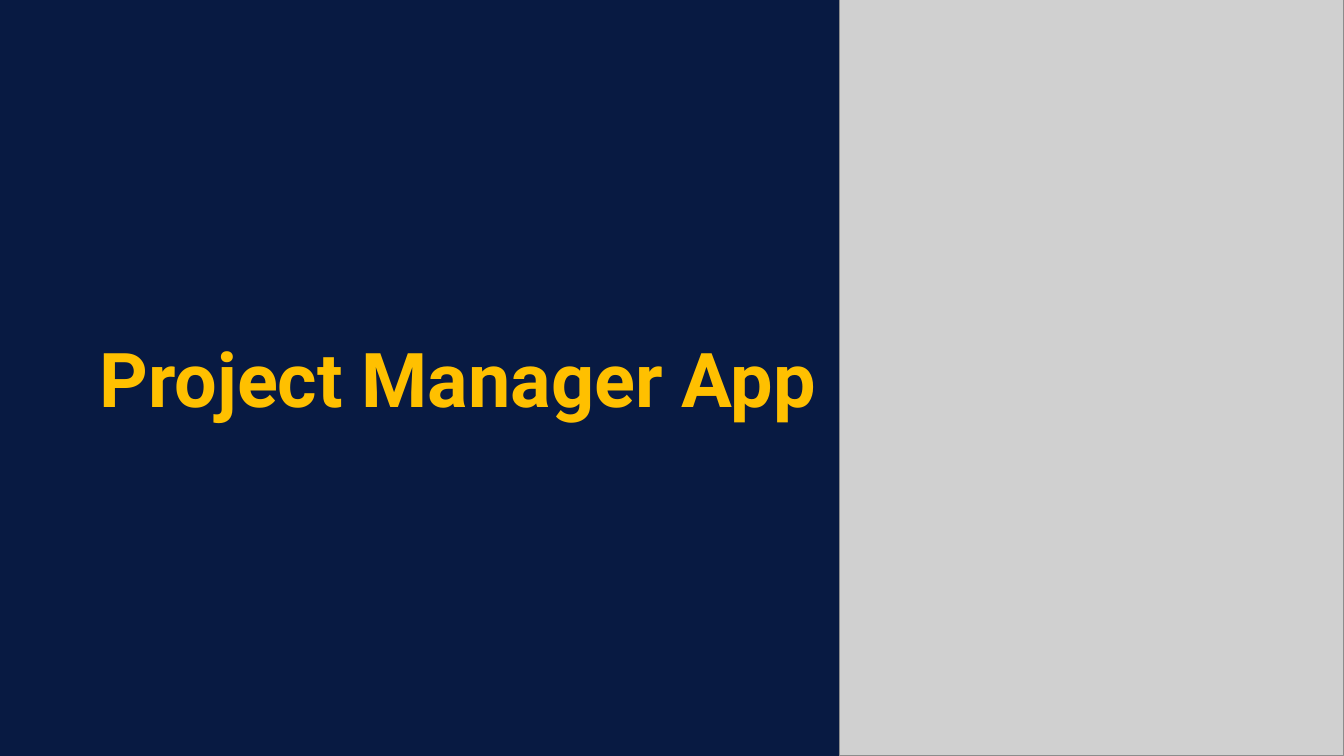
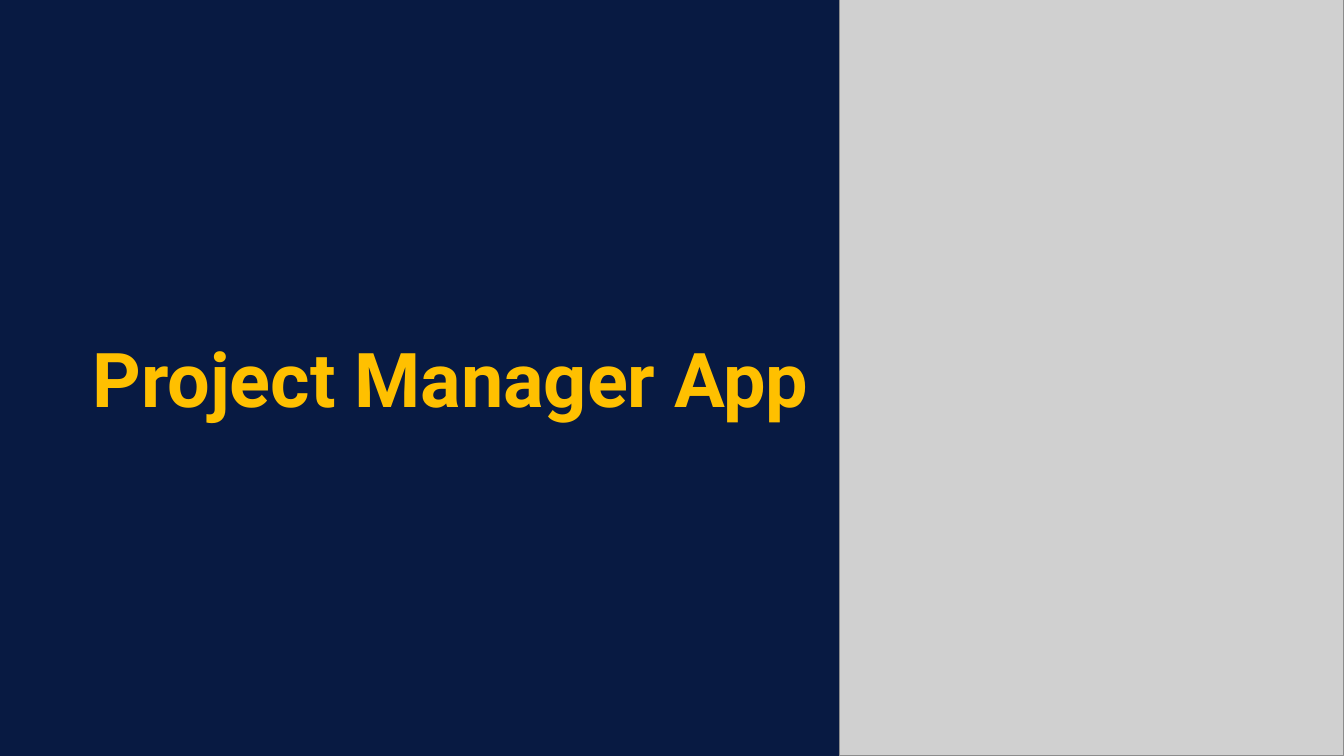
Before and after one commit to rajputaditya/ProjectManagement, a slide deck: slide 1 of MajorProject.pptx. Drawn at 1344x756 pixels with LibreOffice and Linux fonts; fonts in the diff are those of the drawing; grey boxes stand for pictures. Boxes give left, top, right and bottom in pixels: in the first picture for what was removed or moved away, otherwise in the second. Text is boxed around its words. In the diff, an @@ line names an element or a change of style, - is before the commit and + after.

```diff
--- a/MajorProject.pptx
+++ b/MajorProject.pptx
@@ text "Project Manager App" moved from (x1=100, y1=351, x2=816, y2=423) to (x1=92, y1=351, x2=808, y2=423) @@
```
Also in this commit, not shown: 2 other slides changed, 3 slides added.
